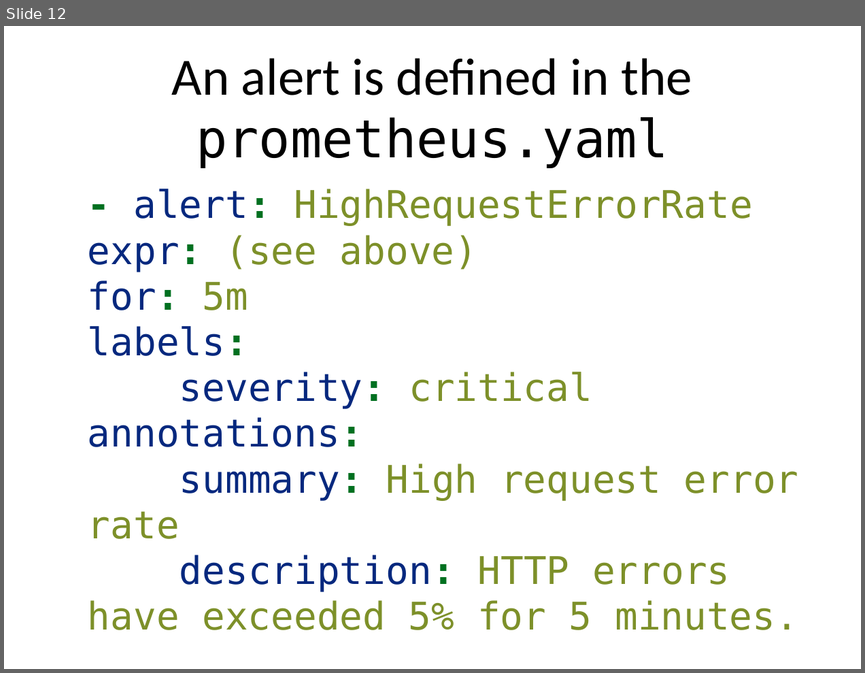
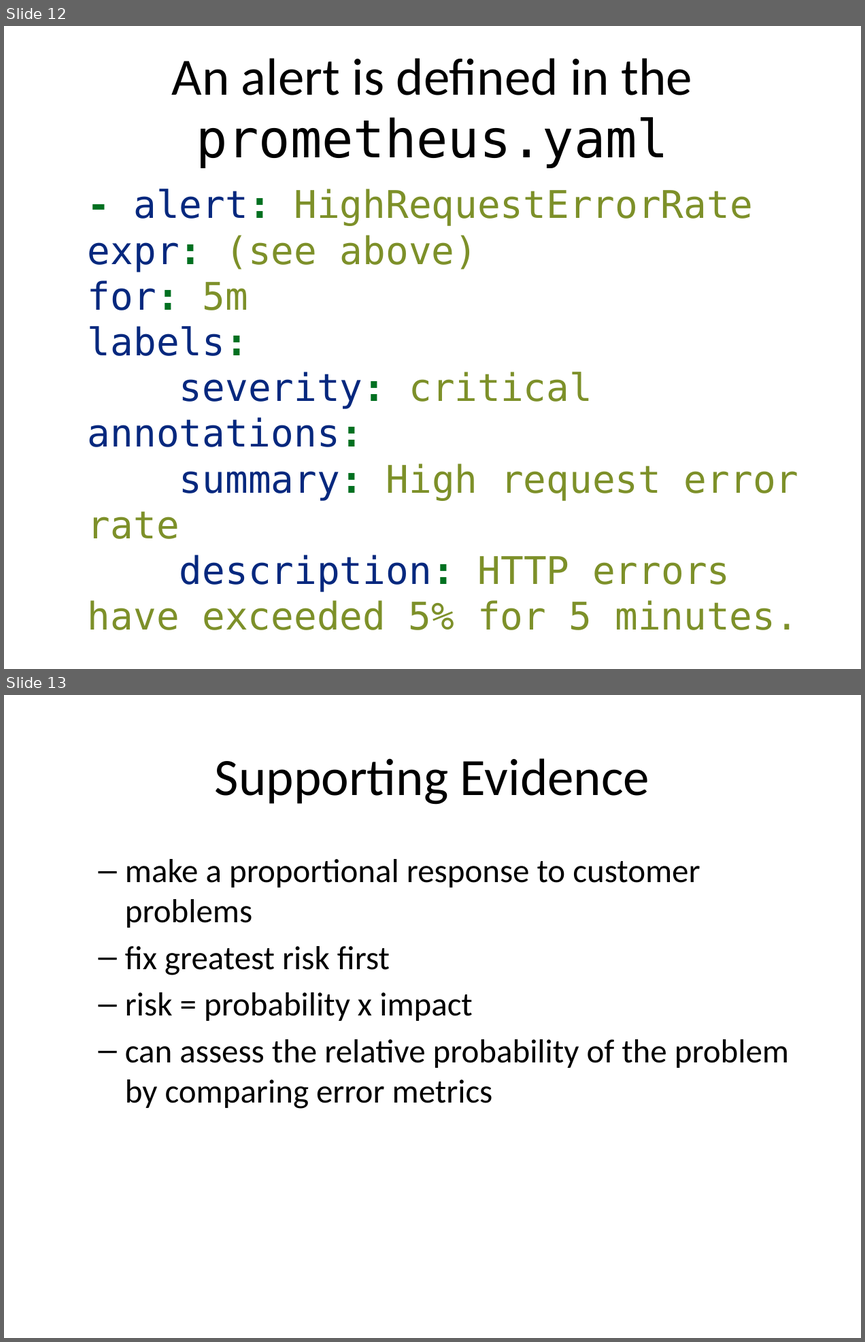
Before and after one commit to rhildred/INFO8985, a slide deck: monolith_analysis/slides.pptx. Shown one above the other, each under a label of ours: slide 12 before the commit, slides 12 and 13 after it. The pictures are 865x673 and 865x1342 pixels, drawn with LibreOffice and Linux fonts; fonts in the diff are those of the drawing. Boxes give left, top, right and bottom in pixels: in the first picture for what was removed or moved away, otherwise in the second. Text is boxed around its words. In the diff, an @@ line names an element or a change of style, - is before the commit and + after.

```diff
--- a/monolith_analysis/slides.pptx
+++ b/monolith_analysis/slides.pptx
@@ slide 13 added at (4,695,861,1338), background #FFFFFF @@
@@ title added at (215,758,649,804), 44 pt, text #000000 @@
+Supporting Evidence
@@ text added at (125,859,789,1108), 28 pt, text #000000 @@
+  – make a proportional response to customer problems
+  – fix greatest risk first
+  – risk = probability x impact
+  – can assess the relative probability of the problem by comparing error metrics
```
Also in this commit, not shown: 2 other slides added, 1 slide removed, 14 other files.
